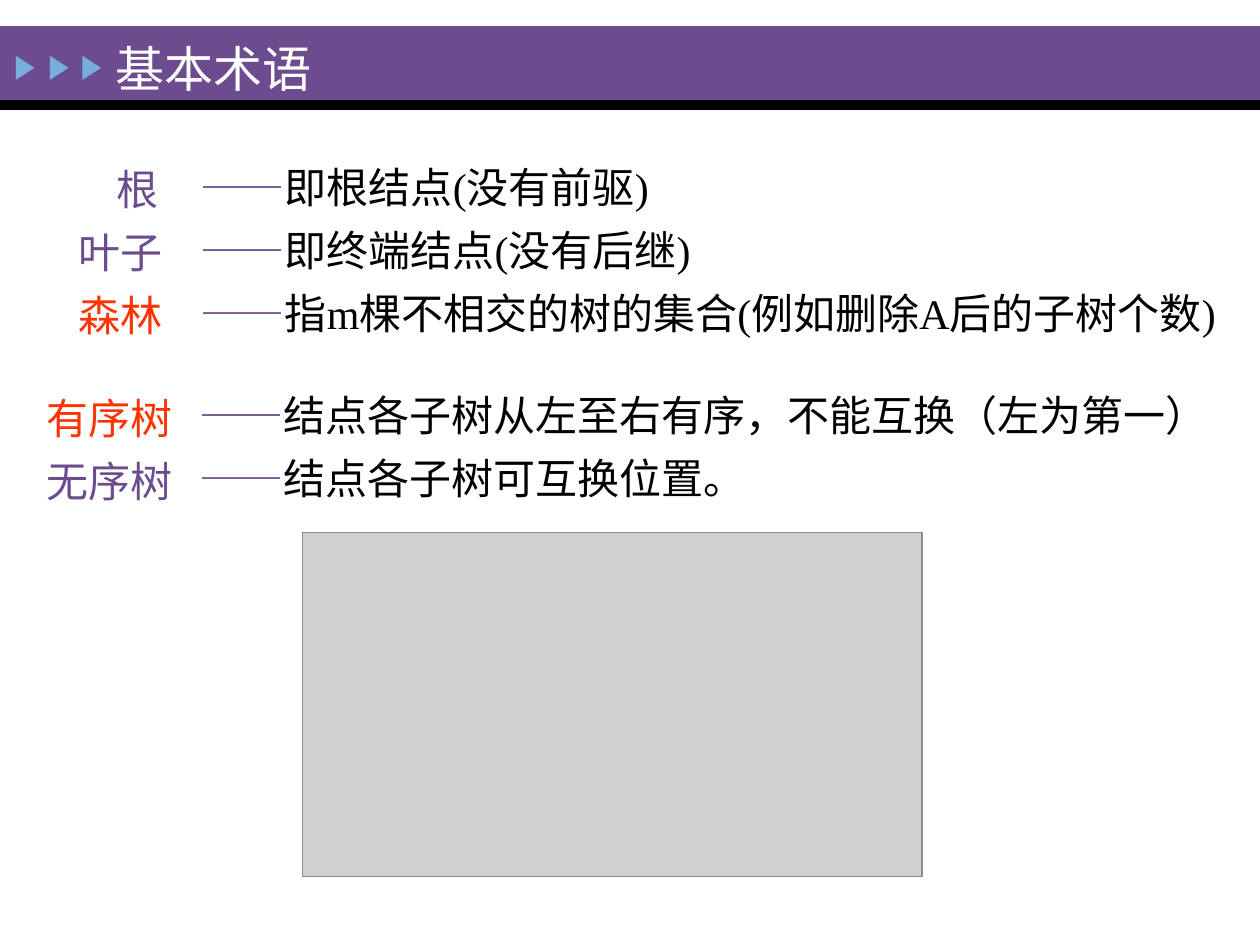
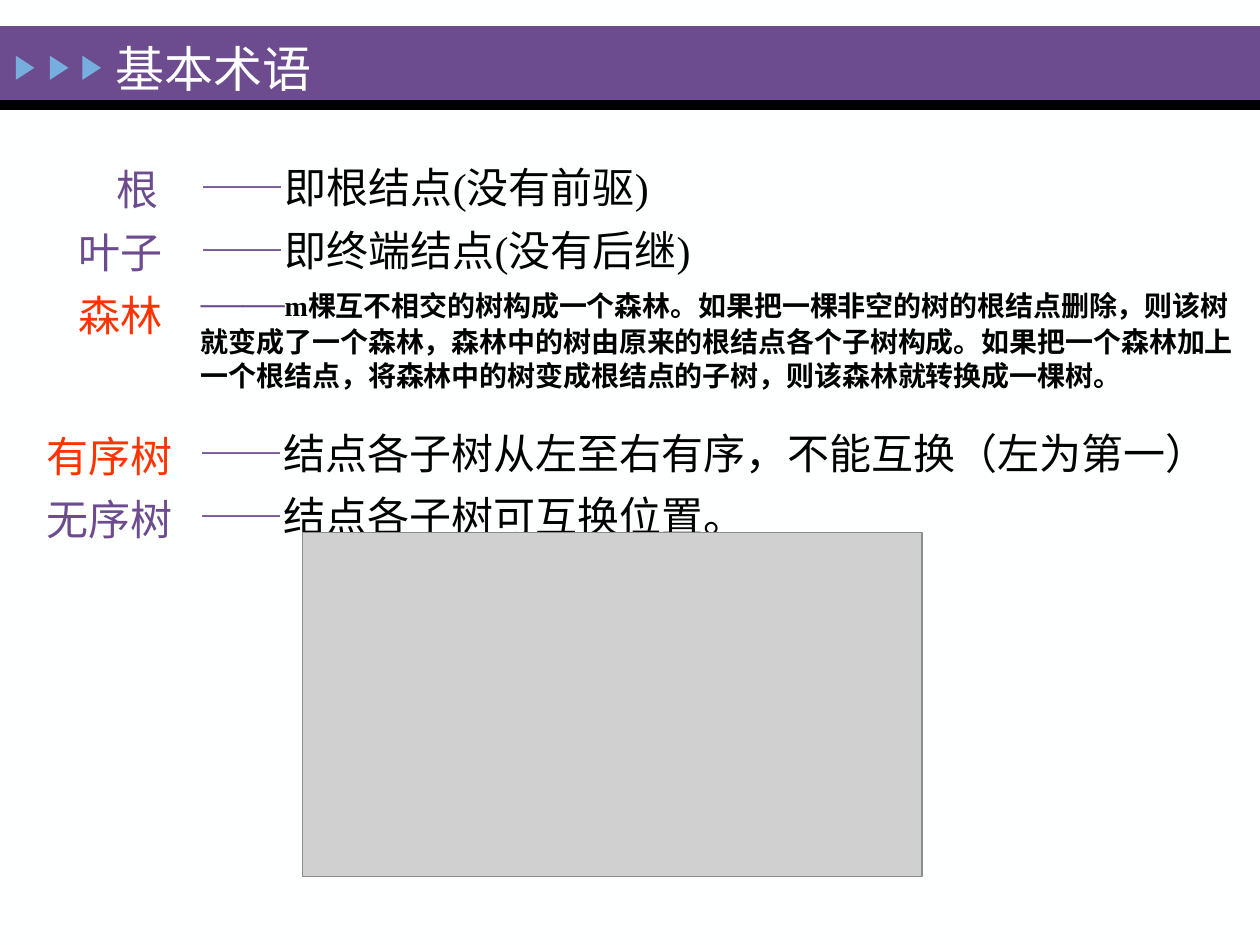
Before and after one commit to zeemeil/zeemeil.github.io, a slide deck: slide 11 of files/2025_1_DS/0402_DS_Tree.pptx (slide 8 before the commit). Drawn at 1260x945 pixels with LibreOffice and Linux fonts; fonts in the diff are those of the drawing; grey boxes stand for pictures. Boxes give left, top, right and bottom in pixels: in the first picture for what was removed or moved away, otherwise in the second. Text is boxed around its words. In the diff, an @@ line names an element or a change of style, - is before the commit and + after.

```diff
--- a/files/2025_1_DS/0402_DS_Tree.pptx
+++ b/files/2025_1_DS/0402_DS_Tree.pptx
@@ text at bbox=[201, 295, 1233, 390]: text changed; size 24 to 16 pt; bold on @@
-——指m棵不相交的树的集合(例如删除A后的子树个数)
+——m棵互不相交的树构成一个森林。如果把一棵非空的树的根结点删除，则该树就变成了一个森林，森林中的树由原来的根结点各个子树构成。如果把一个森林加上一个根结点，将森林中的树变成根结点的子树，则该森林就转换成一棵树。
@@ text "有序树": place and size @@
-text "有序树" at bbox=[47, 398, 173, 501]
+text "有序树" at bbox=[47, 436, 173, 539]
@@ text "——结点各子树从左至右有序，不能互换（左为第一）" rewrapped from bbox=[200, 395, 1208, 498] to bbox=[200, 433, 1208, 542] @@
```
Also in this commit, not shown: 1 other slide changed, 38 slides added, 7 other files.
